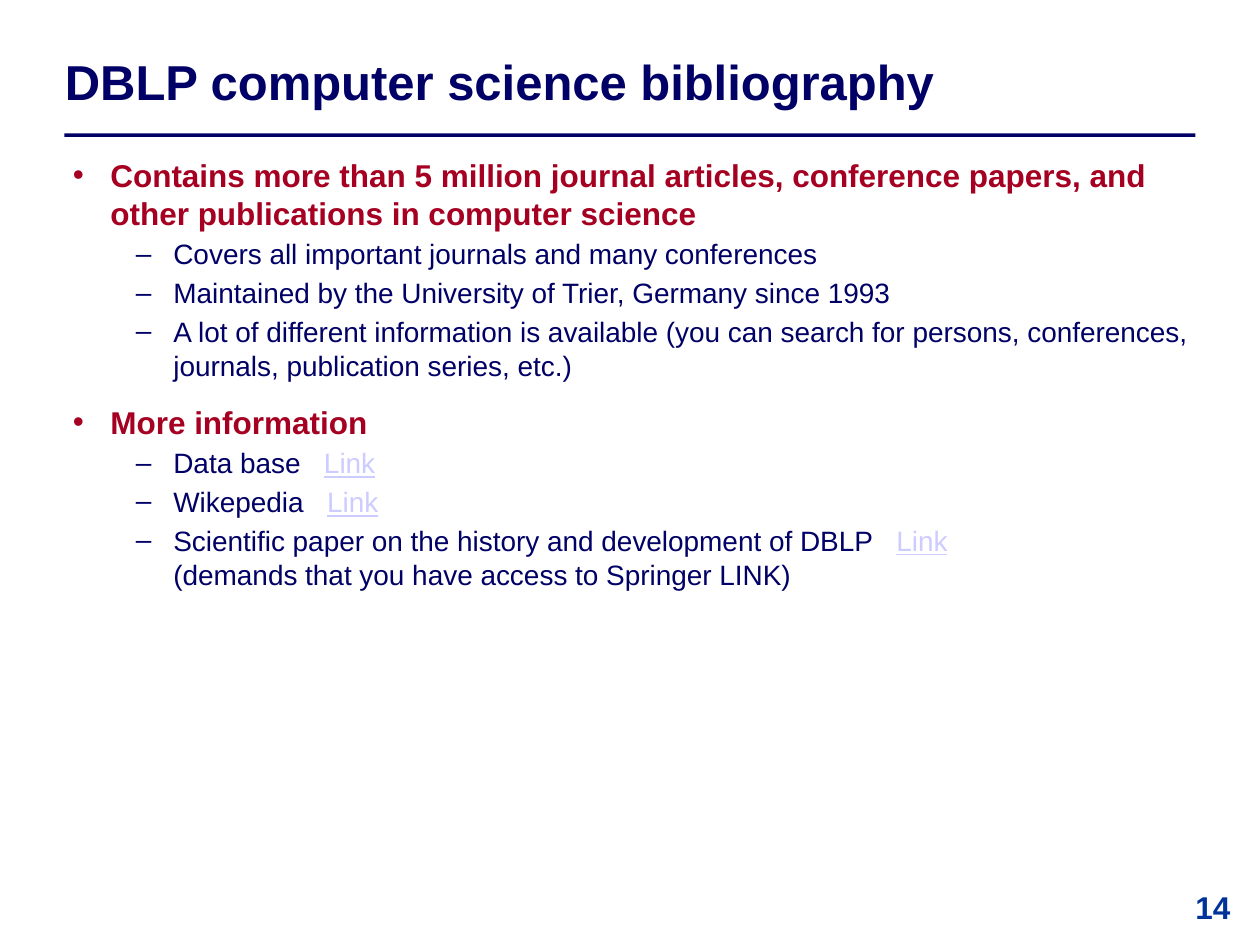
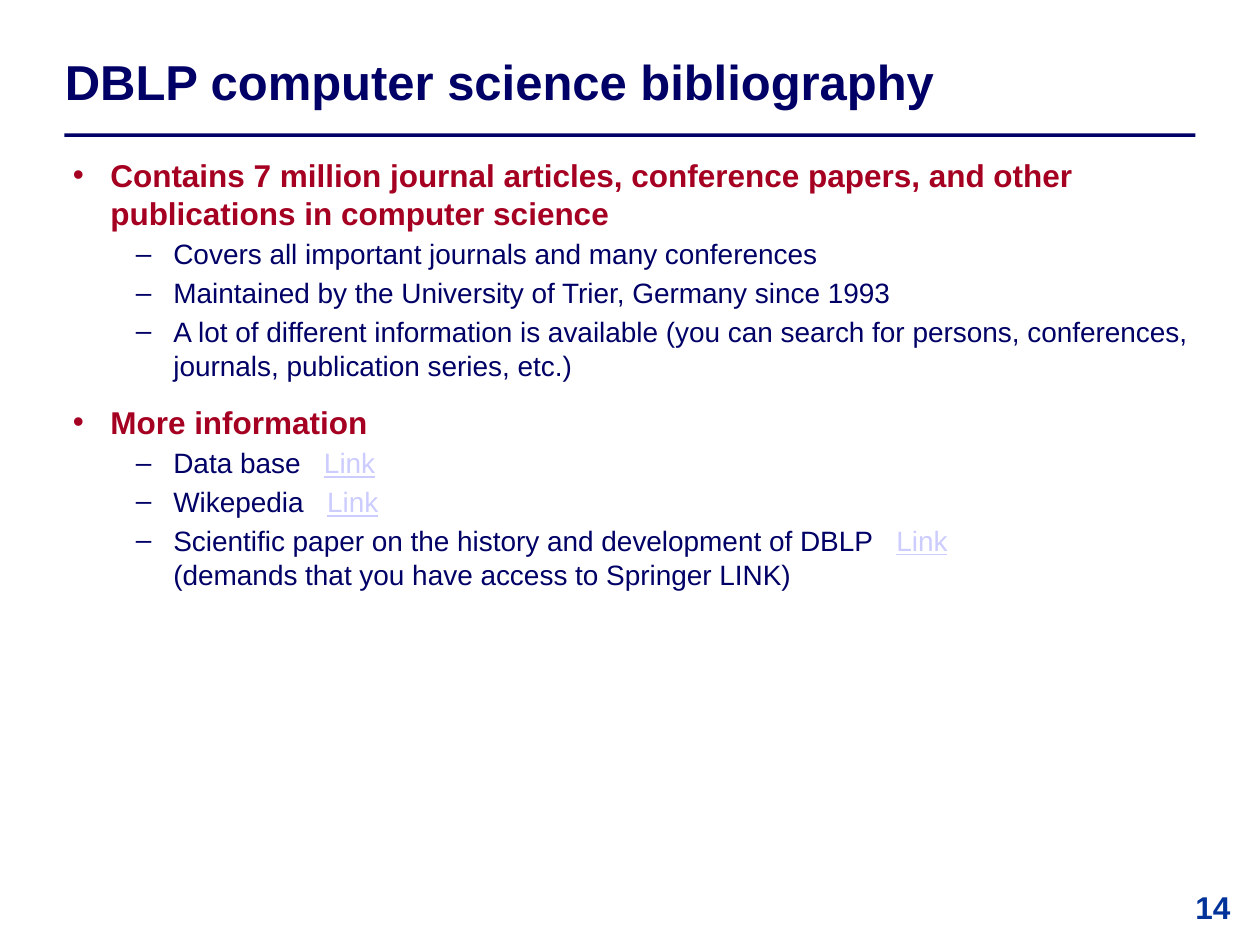
Before and after one commit to IntProgAU/Materiale, a slide deck: slide 14 of web/b24/3 Publication Traditions.pptx. Drawn at 1260x945 pixels with LibreOffice and Linux fonts; fonts in the diff are those of the drawing. Boxes give left, top, right and bottom in pixels: in the first picture for what was removed or moved away, otherwise in the second. Text is boxed around its words. In the diff, an @@ line names an element or a change of style, - is before the commit and + after.

```diff
--- a/web/b24/3 Publication Traditions.pptx
+++ b/web/b24/3 Publication Traditions.pptx
@@ text at bbox=[110, 164, 1072, 231]: text changed @@
-  • Contains more than 5 million journal articles, conference papers, and other publications in computer science
+  • Contains 7 million journal articles, conference papers, and other publications in computer science
```
Also in this commit, not shown: 4 other slides changed.
